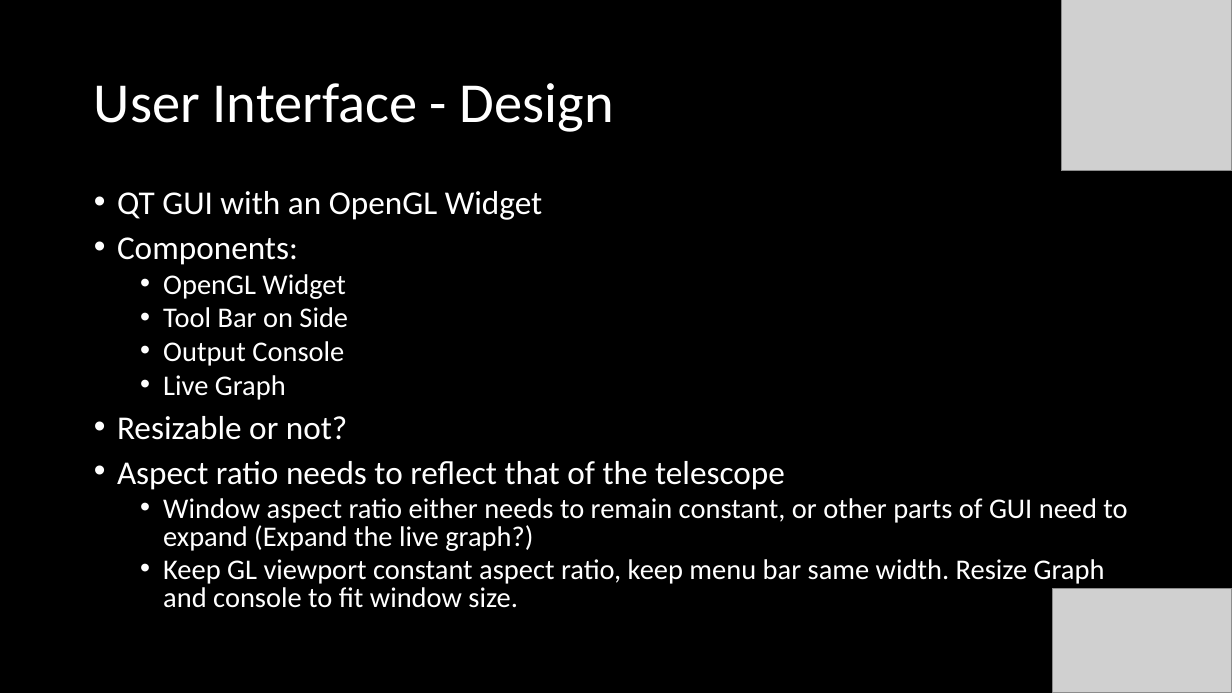
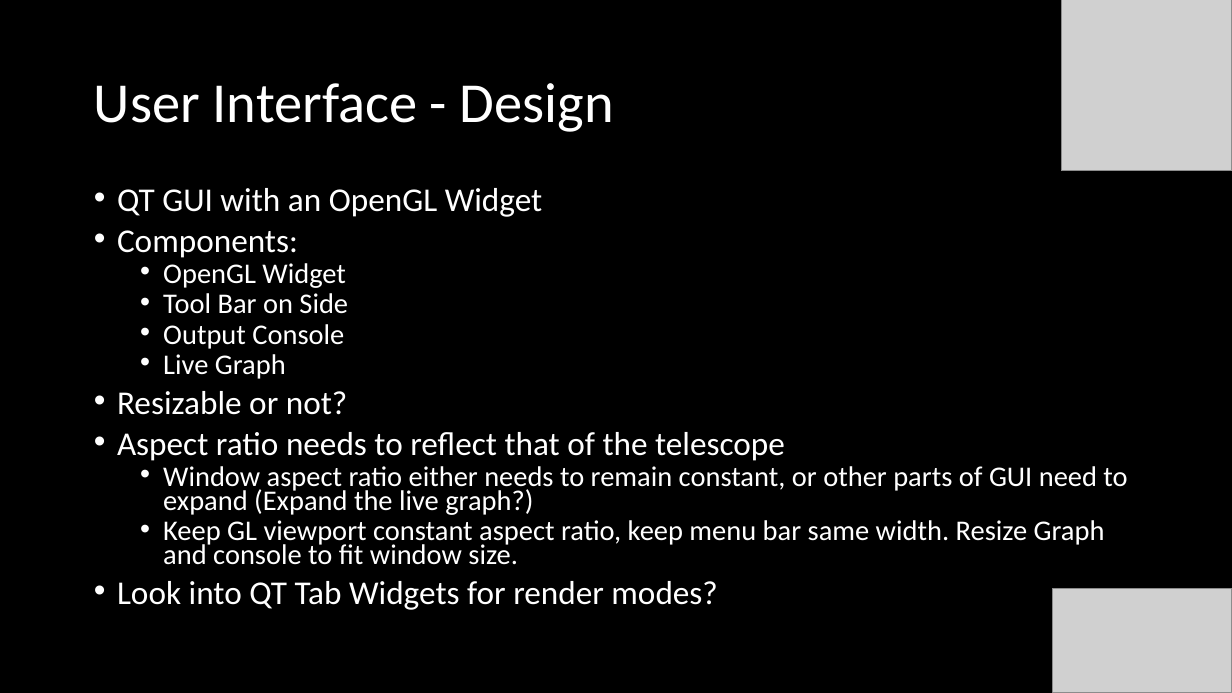
Before and after one commit to henry-valentine/COMPASS, a slide deck: slide 12 of documentation/COMPASS Project Status Document.pptx (slide 11 before the commit). Drawn at 1232x693 pixels with LibreOffice and Linux fonts; fonts in the diff are those of the drawing; grey boxes stand for pictures. Boxes give left, top, right and bottom in pixels: in the first picture for what was removed or moved away, otherwise in the second. Text is boxed around its words. In the diff, an @@ line names an element or a change of style, - is before the commit and + after.

Commit message:
Update UI Layout messing with OpenGL code

```diff
--- a/documentation/COMPASS Project Status Document.pptx
+++ b/documentation/COMPASS Project Status Document.pptx
@@ text at [117, 188, 1127, 565]: line spacing 0.8 to 0.7 @@
@@ text at [117, 581, 717, 610]: paragraph added @@
+• Look into QT Tab Widgets for render modes?
```
Also in this commit, not shown: 6 other slides changed, 1 slide added, 30 other files.
